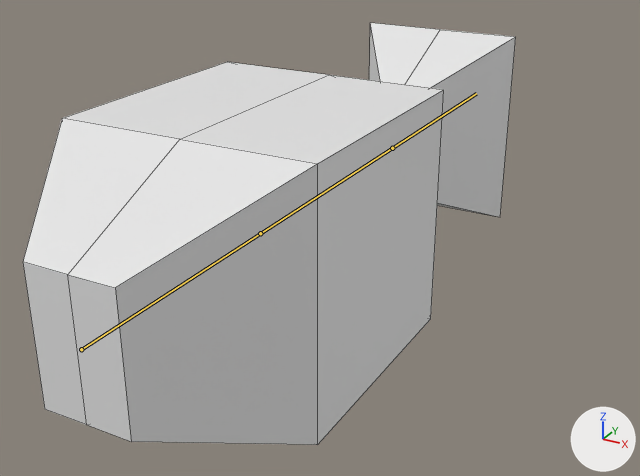
Renders of the FBX model FisheyJam/Content/XArt/Fish1/Fish1.fbx from each side of a commit.
Both versions are drawn from a 50 mm lens placed at (0.17, -0.266, 0.135), pointed at (0.01, 0.023, -0.01). The lights are fixed; the arrows at lower right show +X, +Y and +Z. The bones that bend it are drawn over the model as lines. Mesh edges are drawn as thin lines.

Objects in the first picture: 'Fish1'.
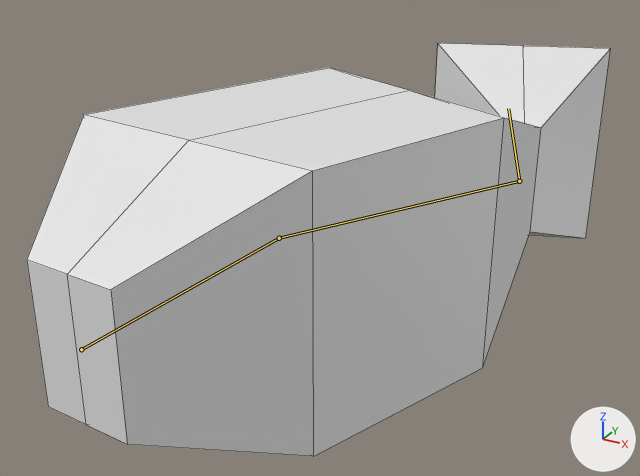
The newer file adds an action. The first version stands in its rest pose; the second is drawn at frame 1 of the action 'Armature|Swimmy'.

The change, as a list of edits to the scene's bpy script:
```text
Change bone_bone:
    where bone_bone = bpy.data.objects['Armature'].pose.bones['Bone']
    bone_bone.rotation_quaternion: (1.0, 0.0, 0.0, 0.0) -> (0.999, -0.044, 0.0, 0.0)  # degrees (0, 0, 0) -> degrees (-5, 0, 0)
Change bone_bone_001:
    where bone_bone_001 = bpy.data.objects['Armature'].pose.bones['Bone.001']  # child of 'Bone'
    bone_bone_001.rotation_quaternion: (1.0, 0.0, 0.0, 0.0) -> (0.976, -0.216, 0.0, 0.0)  # degrees (0, 0, 0) -> degrees (-25, 0, 0)
Change bone_bone_002:
    where bone_bone_002 = bpy.data.objects['Armature'].pose.bones['Bone.002']  # child of 'Bone.001'
    bone_bone_002.rotation_quaternion: (1.0, 0.0, 0.0, 0.0) -> (0.906, 0.423, 0.0, 0.0)  # degrees (0, 0, 0) -> degrees (50, 0, 0)
```

Location of each change, [x1, y1, x2, y2] in pixels of the pictures (640 x 476 px):
'Fish1', posed (18% wider)
    before: [23, 23, 516, 445]
    after: [27, 43, 611, 456]
bone 'Bone', root to tip
    before: (81, 349) to (260, 233)
    after: (81, 349) to (279, 238)
bone 'Bone.001', root to tip
    before: (260, 233) to (392, 148)
    after: (279, 238) to (519, 181)
bone 'Bone.002', root to tip
    before: (392, 148) to (476, 93)
    after: (519, 181) to (508, 108)
